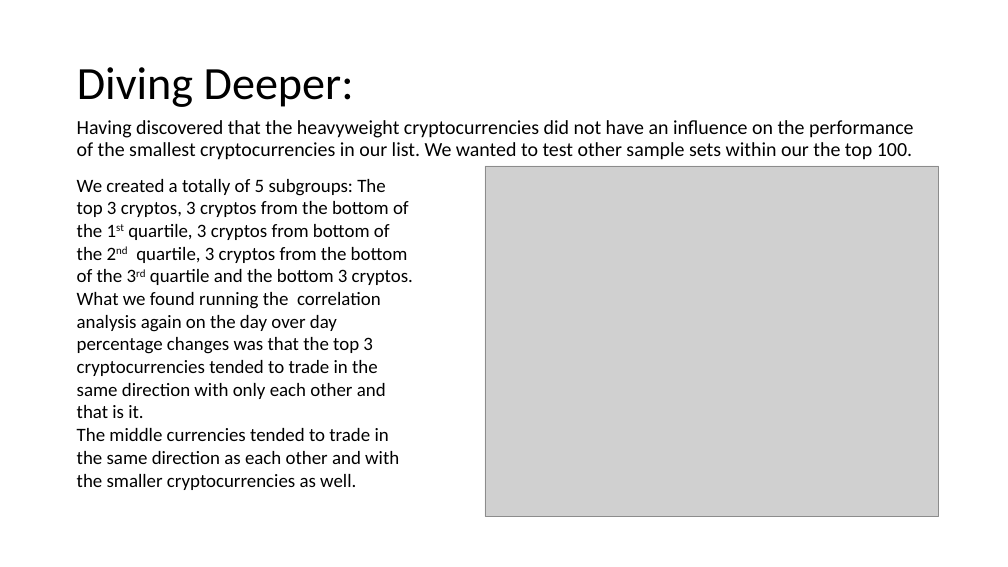
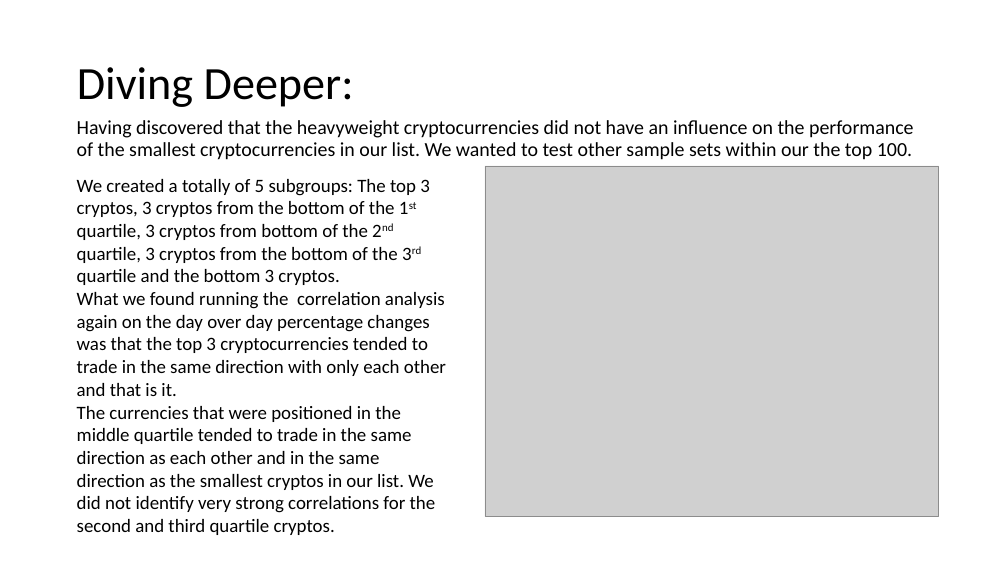
Before and after one commit to kevzha/CryptoAnalysis, a slide deck: slide 8 of Crypto Presentation .ppt. Drawn at 1008x567 pixels with LibreOffice and Linux fonts; fonts in the diff are those of the drawing; grey boxes stand for pictures. Boxes give left, top, right and bottom in pixels: in the first picture for what was removed or moved away, otherwise in the second. Text is boxed around its words. In the diff, an @@ line names an element or a change of style, - is before the commit and + after.

Commit message:
updated presentation

```diff
--- a/Crypto Presentation .ppt
+++ b/Crypto Presentation .ppt
@@ text at <box>77,406,436,535</box>: text changed @@
-The middle currencies tended to trade in the same direction as each other and with the smaller cryptocurrencies as well.
+The currencies that were positioned in the middle quartile tended to trade in the same direction as each other and in the same direction as the smallest cryptos in our list. We did not identify very strong correlations for the second and third quartile cryptos.
```
Also in this commit, not shown: 3 other slides changed, 1 slide added, 1 slide removed, 5 other files.
